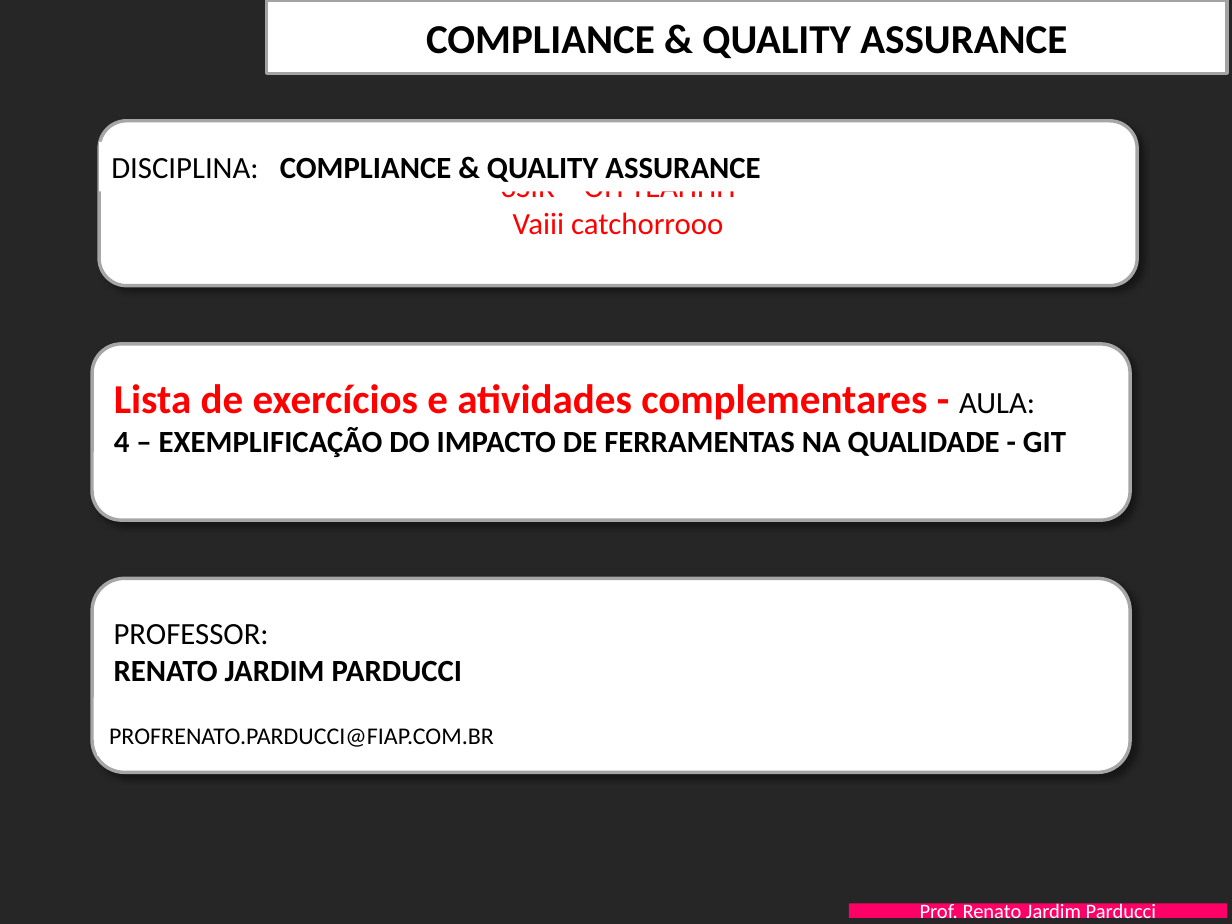
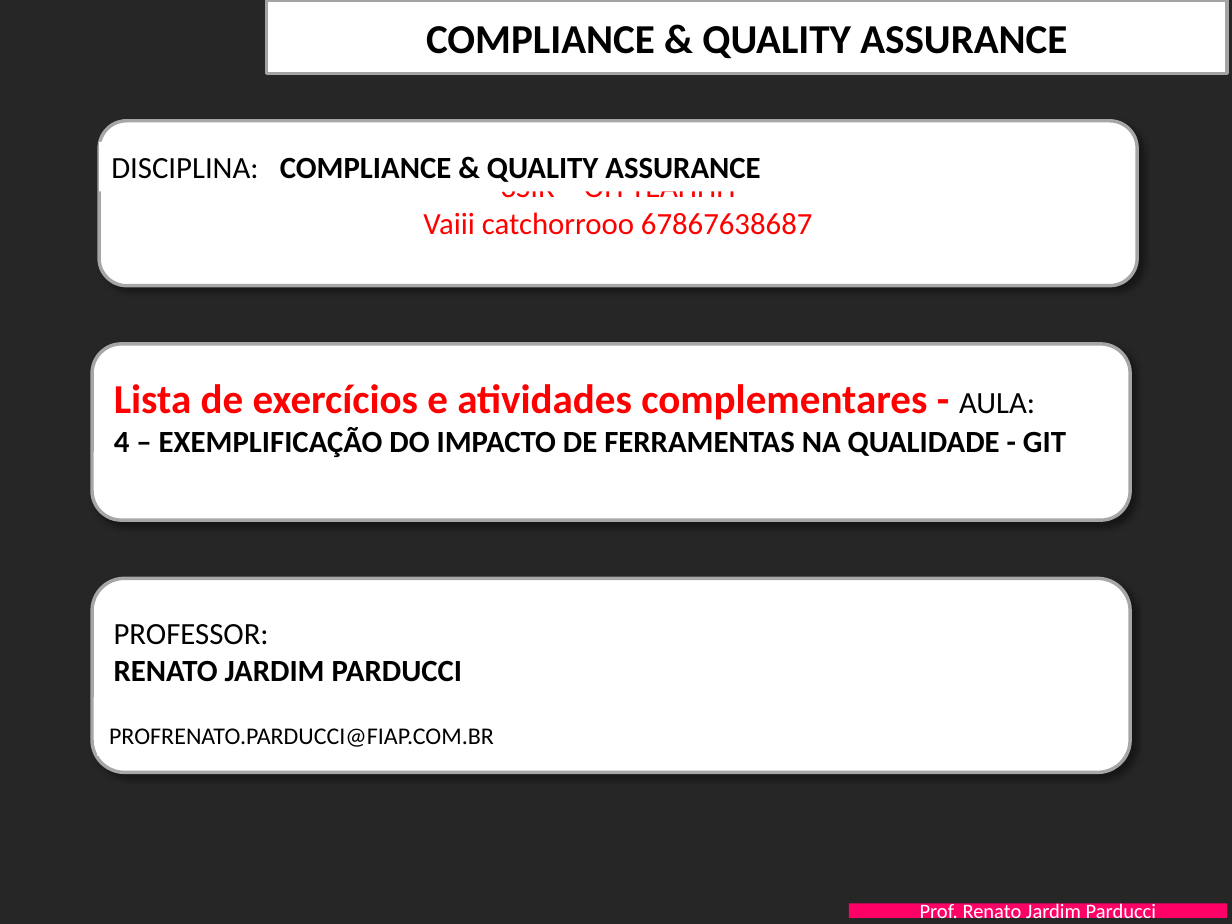
Before and after one commit to Xiophanny/SI-Estacionamento, a slide deck: slide 1 of Documentação/FIAP-QualidProjSW-Aula-4-GIT - EXERCICIOS.pptx. Drawn at 1232x924 pixels with LibreOffice and Linux fonts; fonts in the diff are those of the drawing; background and template pictures are left out. Boxes give left, top, right and bottom in pixels: in the first picture for what was removed or moved away, otherwise in the second. Text is boxed around its words. In the diff, an @@ line names an element or a change of style, - is before the commit and + after.

Commit message:
vai champion
sdssdsdsd

```diff
--- a/Documentação/FIAP-QualidProjSW-Aula-4-GIT - EXERCICIOS.pptx
+++ b/Documentação/FIAP-QualidProjSW-Aula-4-GIT - EXERCICIOS.pptx
@@ text in rounded rectangle at [423, 212, 812, 235]: text changed @@
-Vaiii catchorrooo
+Vaiii catchorrooo 67867638687
```
